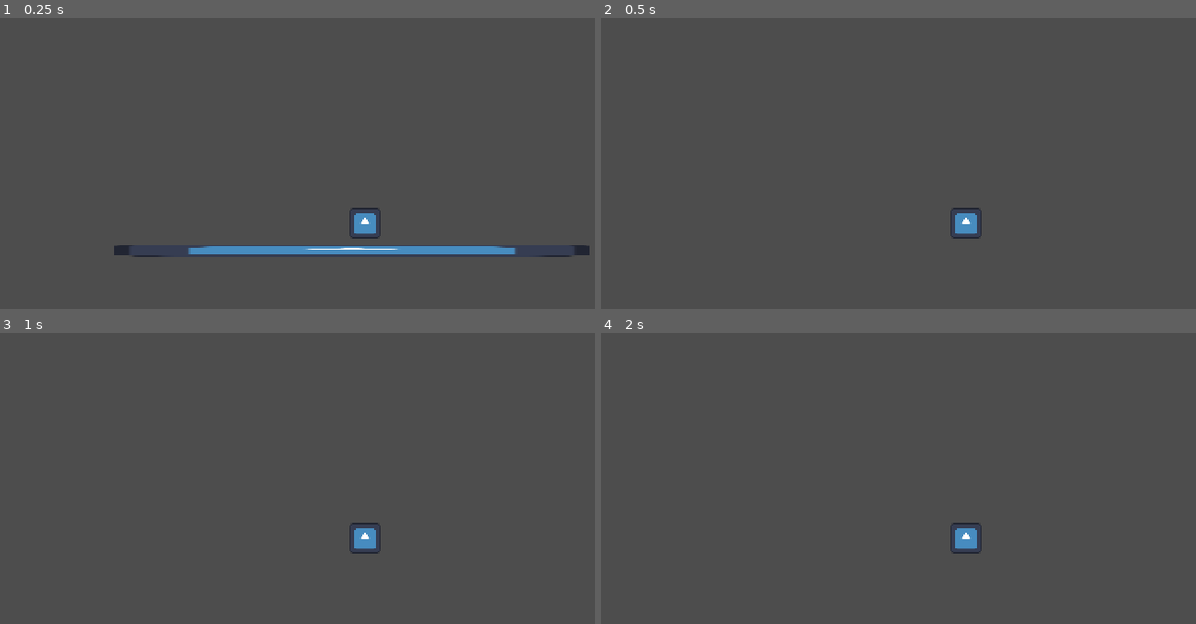
Above: before the commit, frames 1-4 (two rows, left to right).
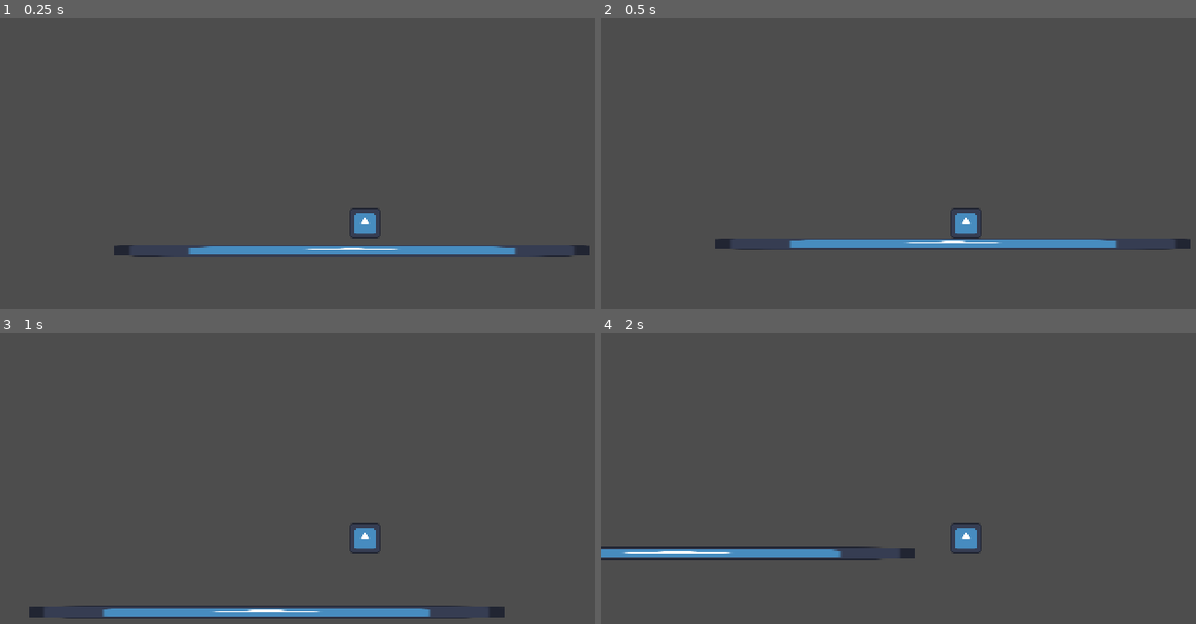
Above: after the commit, the same moments.

Repository: Abaan404/Sask-Game-Jam-Fall-2026
Game: Godot game, scene res://Scenes/Levels/test_scene.tscn
The game is run twice, just before and just after one commit, with the same random seed, the same clock (stepped at 60 frames per second) and the same inputs. The engine's default icon, where the game draws it, is replaced by a stand-in: a white triangle on a blue panel in a dark square.
Inputs:
- Up to frame 1 (0.25 s): no input
- Up to frame 2 (0.5 s): no input
- Up to frame 3 (1 s): hold D (right) from 0.53 s (still down); tap W (up) at 0.6, 0.77 s
- Up to frame 4 (2 s): keep holding D (right); tap W (up) at 1.07, 1.35, 1.52, 1.82 s

Frame 1 is identical in both runs. In frame 2, 2.0% of the frame differs, in the area x 19-100%, y 75-80%; in frame 3, 2.2%, in the area x 4-85%, y 93-99%; in frame 4, 1.8%.

Commit message:
fix: gliding actually works

Diff:
--- a/game-jam-fall-2026/Scenes/Abilities/GlidingLeaf.tscn
+++ b/game-jam-fall-2026/Scenes/Abilities/GlidingLeaf.tscn
@@ -3,8 +3,9 @@
 [ext_resource type="Script" uid="uid://cys06o8fjtwrn" path="res://Scripts/GlidingLeaf.gd" id="1_ehqfi"]
 [ext_resource type="Texture2D" uid="uid://dyx0lyhhja2ga" path="res://Assets/icon.svg" id="2_2cdbr"]
 
-[node name="GlidingLeaf" type="Node2D" unique_id=2085603314]
+[node name="GlidingLeaf" type="Node2D" unique_id=2085603314 node_paths=PackedStringArray("sprite")]
 script = ExtResource("1_ehqfi")
+sprite = NodePath("Sprite2D")
 
 [node name="Sprite2D" type="Sprite2D" parent="." unique_id=559184645]
 visible = false
--- a/game-jam-fall-2026/Scripts/GlidingLeaf.gd
+++ b/game-jam-fall-2026/Scripts/GlidingLeaf.gd
@@ -23,8 +23,5 @@
 
 # Called every frame. 'delta' is the elapsed time since the previous frame.
 func _physics_process(delta: float) -> void:
-	if Input.is_action_just_pressed("up") and not player.is_on_floor():
+	if not player.jumped and Input.is_action_just_pressed("up"):
 		toggle()
-
-	elif player.is_on_floor():
-		stop()
--- a/game-jam-fall-2026/Scripts/player.gd
+++ b/game-jam-fall-2026/Scripts/player.gd
@@ -5,8 +5,9 @@
 @export var speed: float = 300.0
 @export var jump: float = -400.0
 
+@export var jumped: bool = false
 @export var gliding: bool = false
-@export var gliding_strength: float = 0.3
+@export var gliding_strength: float = 0.8
 
 var camera: Camera2D
 
@@ -20,13 +21,15 @@
 	# Add the gravity.
 	if not is_on_floor():
 		velocity += get_gravity() * delta
-		# only change the y component if gliding
-		if gliding:
+		# only change the y component if gliding and moving downwards
+		if gliding and velocity.y > 0:
 			velocity.y *= gliding_strength
 
 	# Handle jump.
-	if Input.is_action_just_pressed("up") and is_on_floor():
+	jumped = Input.is_action_just_pressed("up") and is_on_floor()
+	if jumped:
 		velocity.y = jump
+
 
 	# Get the input direction and handle the movement/deceleration.
 	# As good practice, you should replace UI actions with custom gameplay actions.
